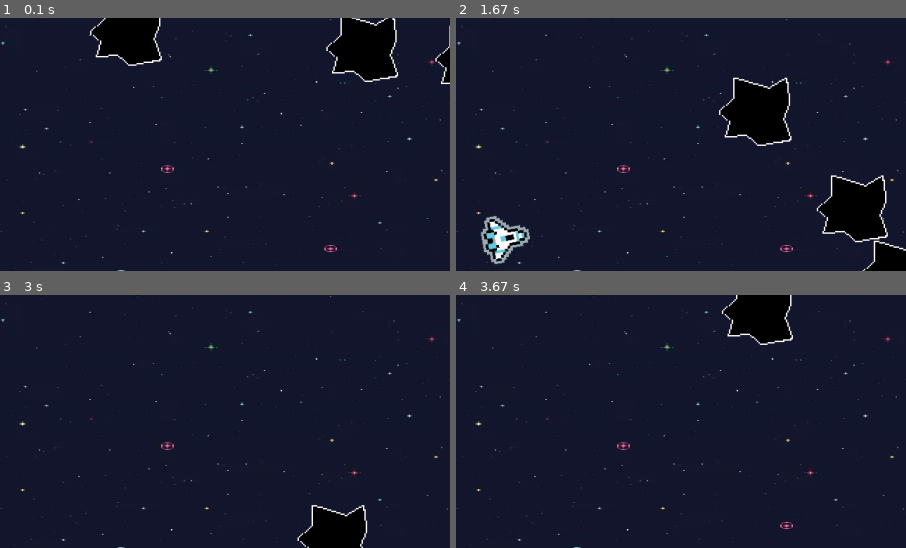
Above: before the commit, frames 1-4 (two rows, left to right).
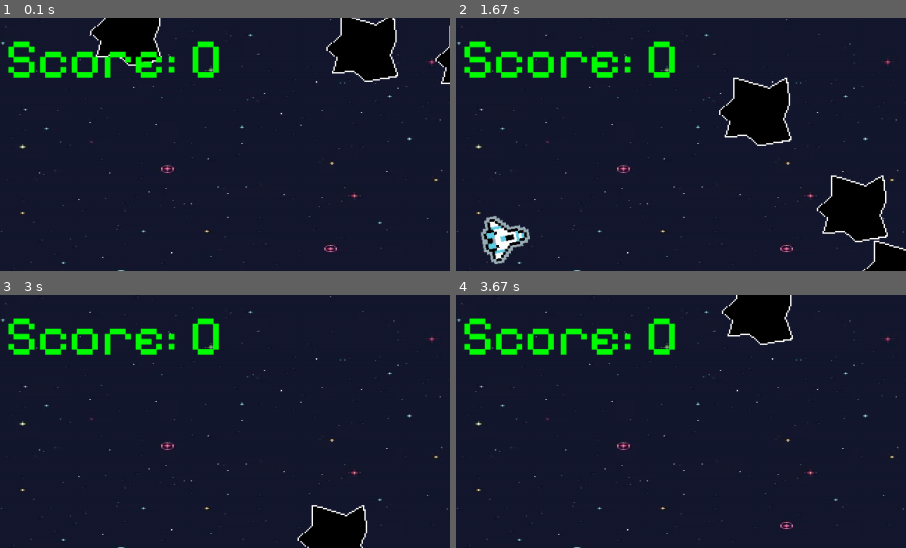
Above: after the commit, the same moments.

Repository: EinSchnitzelchen/AsteroidsAufTemu
Game: pygame game, started from main.py
Same seed, same stepped clock (60 frames per second), same inputs: the game is played once before the commit and once after it.
Inputs:
- Up to frame 1 (0.1 s): no input
- Up to frame 2 (1.67 s): hold Up 0.83-1.3 s; hold Right from 1.33 s (still down)
- Up to frame 3 (3 s): release Right at 1.8 s; hold Left 1.83-2.37 s; hold Down 2.4-2.7 s
- Up to frame 4 (3.67 s): hold Up 3.17-3.53 s; hold Right from 3.57 s (still down)
The pictures show only the part of the screen within x 0-50%, y 0-50%; the shares and areas given below are measured in that part.

The runs differ from the first frame. In frame 1, 2.5% of the frame differs, in the area x 1-49%, y 9-24%; in frame 2, 2.5%; in frame 3, 2.5%; in frame 4, 2.5%.

Commit message:
Score implemented

Diff:
--- a/game.py
+++ b/game.py
@@ -1,4 +1,3 @@
-# game.py
 import pygame
 from screeninfo import get_monitors
 from asteroid import Asteroid
@@ -6,11 +5,19 @@
 from bullet import Bullet
 from pathlib import Path
 
+pygame.init()
+
+## GENERAL VARS
 display = get_monitors()
 BASE_DIR = Path(__file__).parent
+
+## SCREEN SET VARS
 screen_width = display[0].width
 screen_height = display[0].height
 screen = pygame.display.set_mode((screen_width, screen_height))
+
+# FONT
+font = pygame.font.Font(BASE_DIR / 'Assets/PixelifySans-Regular.ttf', 80)
 
 class Game:
     def __init__(self):
@@ -20,8 +27,10 @@
         self.all_sprites = pygame.sprite.Group()
         self.bullet_group = pygame.sprite.Group()
         self.asteroid_group = pygame.sprite.Group()
-        self.spaceship = Spaceship(screen)  # Pass the screen here
+        self.spaceship = Spaceship(screen)
         self.all_sprites.add(self.spaceship)
+        self.score_vel = 0  # Score als Instanzvariable
+
         for _ in range(5):
             asteroid = Asteroid(screen, self)
             self.asteroid_group.add(asteroid)
@@ -33,6 +42,11 @@
                 if bullet.rect.colliderect(asteroid.rect):
                     asteroid.hit()
                     bullet.kill()
+                    self.score_vel += 1  # Richtig auf Instanzvariable zugreifen
+
+    def show_score(self, x, y):
+        score = font.render("Score: " + str(self.score_vel), True, (0, 255, 0))
+        screen.blit(score, (x, y))  # Richtiges Blit-Ziel
 
     def new_asteroid(self, size, x, y):
         asteroid = Asteroid(screen, self, size, True, x, y)
@@ -62,4 +76,5 @@
     def draw(self):
         screen.blit(self.image, (0, 0))
         self.all_sprites.draw(screen)
+        self.show_score(10, 10)  # Score wird jetzt gezeichnet
         pygame.display.update()
--- a/main.py
+++ b/main.py
@@ -9,12 +9,12 @@
     pygame.display.set_caption('Spaceship Game')
     clock = pygame.time.Clock()
     game = Game()
-    font = pygame.font.Font(None, 36)
 
     while game.run:
         game.handle_events()
         game.update()
         game.draw()
+        game.show_score(0,0)
         clock.tick(60)
 
 if __name__ == '__main__':
